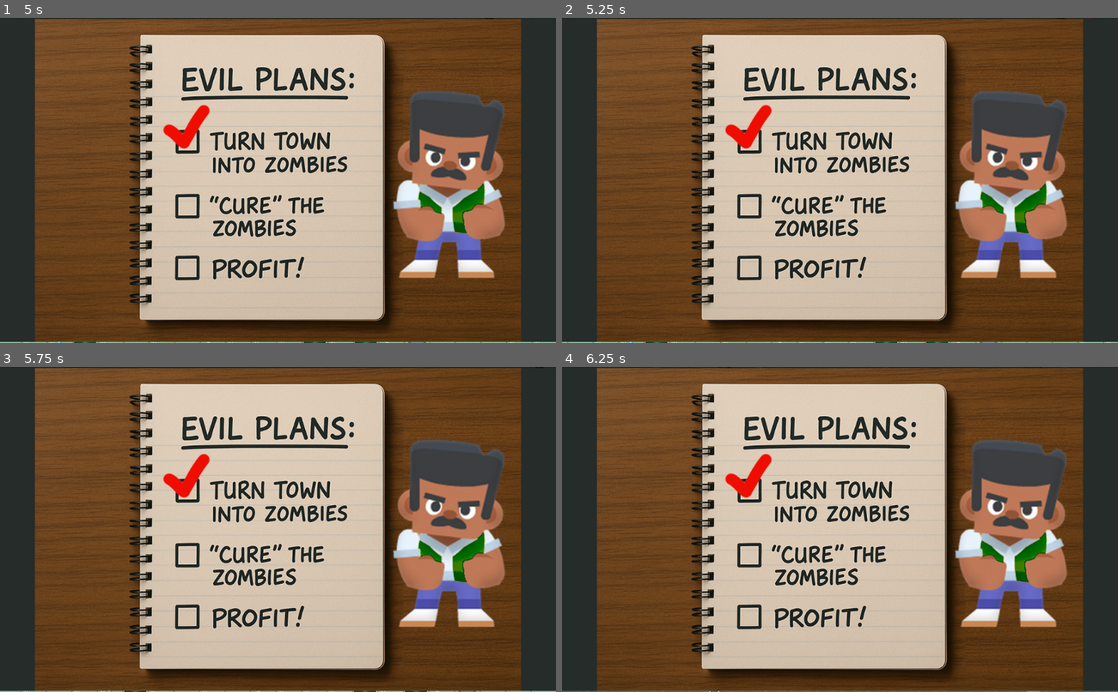
Above: before the commit, frames 1-4 (two rows, left to right).
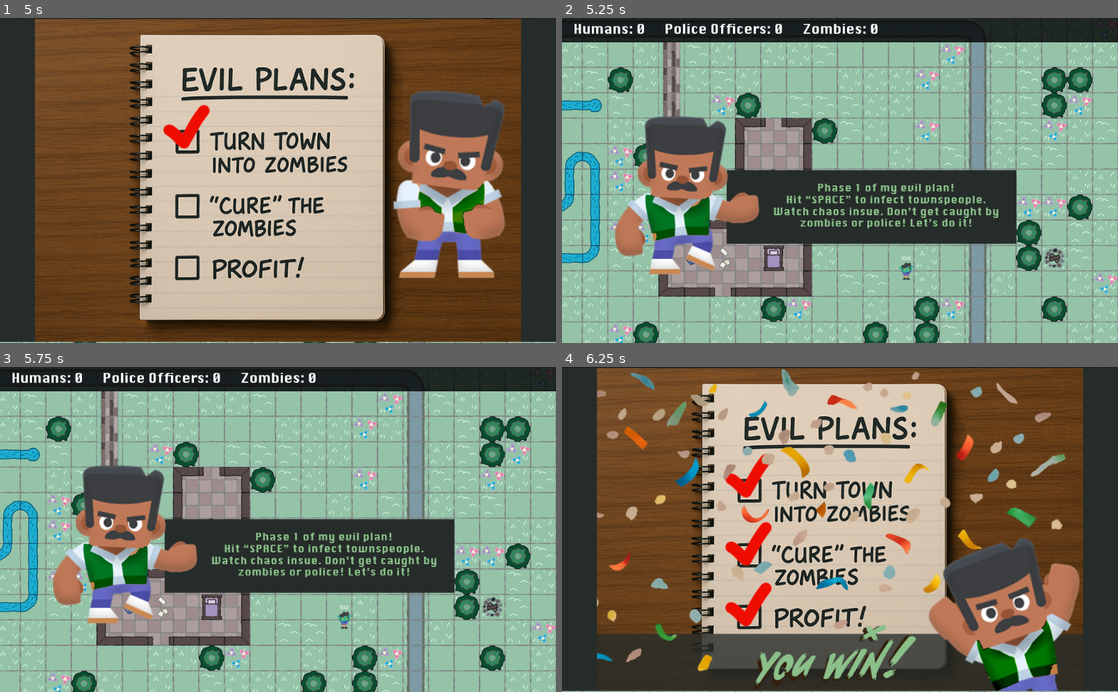
Above: after the commit, the same moments.

Repository: padraik/JamSepticEye
Game: Godot game, scene res://scenes/title_screen.tscn
Same seed, same stepped clock (60 frames per second), same inputs: the game is played once before the commit and once after it.
Inputs (mouse positions are in pixels of both pictures, inside the frame that each line leads up to):
- Up to frame 1 (5 s): click "PLAY!" at 0.5 s; tap Enter (ui_accept) at 1.25, 2.1, 2.27, 2.57, 2.75, 3.77, 4.07, 4.25 s; move the mouse to (400, 164) at 1.27 s; hold D (move_right) 1.28-2.03 s; hold Enter (ui_accept) 1.28-2.03 s; tap P at 1.35, 2.3, 2.85, 3.6 s; click (400, 164) at 1.42 s; move the mouse to (166, 196) at 2.02 s; hold S (move_down) 2.03-2.78 s; move the mouse to (333, 109) at 2.77 s; hold D (move_right) 2.78-3.53 s; hold Enter (ui_accept) 2.78-3.53 s; move the mouse to (250, 245) at 3.52 s; hold W (move_up) 3.53-4.28 s; click (250, 245) at 3.67 s; move the mouse to (444, 229) at 4.27 s; hold A (move_left) from 4.28 s (still down); hold Enter (ui_accept) from 4.28 s (still down)
- Up to frame 2 (5.25 s): keep holding A (move_left); move the mouse to (673, 131) at 5.02 s; release Enter (ui_accept) at 5.03 s; tap P at 5.1 s
- Up to frame 3 (5.75 s): keep holding A (move_left); tap Enter (ui_accept) at 5.27, 5.57 s
- Up to frame 4 (6.25 s): move the mouse to (867, 529) at 5.77 s; release A (move_left) at 5.78 s; hold S (move_down) from 5.78 s (still down); hold Enter (ui_accept) from 5.78 s (still down); tap P at 5.85 s; click (867, 529) at 5.92 s

Frame 1 is identical in both runs. In frame 2, 98% of the frame differs, in the area x 0-100%, y 0-100%; in frame 3, 98%; in frame 4, 32%.

Commit message:
nearly done~!

Diff:
--- a/scenes/main.tscn
+++ b/scenes/main.tscn
@@ -374,3 +374,4 @@
 
 [node name="Player" parent="." instance=ExtResource("2_abcde")]
 position = Vector2(830, 320)
+collision_mask = 7
--- /dev/null
+++ b/scenes/phase2_win_overlay.tscn
@@ -0,0 +1,23 @@
+[gd_scene load_steps=3 format=3]
+
+[ext_resource type="Script" path="res://scripts/phase2_win_overlay.gd" id="1_script"]
+[ext_resource type="Texture2D" path="res://assets/screens/step3-win-screen.png" id="2_tex"]
+
+[node name="Phase2WinOverlay" type="CanvasLayer"]
+script = ExtResource("1_script")
+
+[node name="TextureRect" type="TextureRect" parent="."]
+anchors_preset = 15
+anchor_right = 1.0
+anchor_bottom = 1.0
+grow_horizontal = 2
+grow_vertical = 2
+texture = ExtResource("2_tex")
+expand_mode = 1
+stretch_mode = 5
+
+[node name="Timer" type="Timer" parent="."]
+wait_time = 5.0
+one_shot = true
+
+[connection signal="timeout" from="Timer" to="." method="_on_timer_timeout"]
--- a/scenes/player.tscn
+++ b/scenes/player.tscn
@@ -1,7 +1,8 @@
-[gd_scene load_steps=16 format=3 uid="uid://b5w5d0f6v7q0h"]
+[gd_scene load_steps=18 format=3 uid="uid://b5w5d0f6v7q0h"]
 
 [ext_resource type="Script" uid="uid://dsoqtop4v2by1" path="res://scripts/player.gd" id="1_abcde"]
 [ext_resource type="Texture2D" uid="uid://2ri5ou6tcuve" path="res://assets/player-spritesheet.png" id="2_player_sprite"]
+[ext_resource type="Texture2D" uid="uid://c6g7h8i9j0k1" path="res://assets/dezombie-cloud.png" id="3_cloud_tex"]
 
 [sub_resource type="AtlasTexture" id="AtlasTexture_g2els"]
 atlas = ExtResource("2_player_sprite")
@@ -114,6 +115,9 @@
 [sub_resource type="CircleShape2D" id="CircleShape2D_abcde"]
 radius = 252.68423
 
+[sub_resource type="CircleShape2D" id="CircleShape2D_defgh"]
+radius = 252.68423
+
 [node name="Player" type="CharacterBody2D"]
 position = Vector2(-14, -32)
 script = ExtResource("1_abcde")
@@ -133,6 +137,26 @@
 [node name="Camera2D" type="Camera2D" parent="."]
 zoom = Vector2(0.5, 0.5)
 
+[node name="DezombieCloud" type="Sprite2D" parent="."]
+visible = false
+modulate = Color(1, 1, 1, 0)
+position = Vector2(14, 32)
+scale = Vector2(0.5, 0.5)
+texture = ExtResource("3_cloud_tex")
+
+[node name="DezombieArea" type="Area2D" parent="."]
+position = Vector2(14, 32)
+collision_layer = 0
+collision_mask = 2
+
+[node name="CollisionShape2D" type="CollisionShape2D" parent="DezombieArea"]
+scale = Vector2(0.5, 0.5)
+shape = SubResource("CircleShape2D_defgh")
+
+[node name="DezombieTimer" type="Timer" parent="."]
+wait_time = 0.5
+one_shot = true
+
 [node name="ConversionArea" type="Area2D" parent="."]
 collision_layer = 0
 
--- a/scripts/main.gd
+++ b/scripts/main.gd
@@ -4,6 +4,7 @@
 const PHASE1_OVERLAY_SCENE = preload("res://scenes/phase1_overlay.tscn")
 const PHASE1_WIN_OVERLAY_SCENE = preload("res://scenes/phase1_win_overlay.tscn")
 const GAME_OVER_SCENE = preload("res://scenes/game_over_screen.tscn")
+const PHASE2_WIN_OVERLAY_SCENE = preload("res://scenes/phase2_win_overlay.tscn")
 
 @onready var ui = $GameUI/HUD
 var game_over = false
@@ -29,15 +30,26 @@
 
 	ui.update_counts(humans - police, zombies, police)
 
-	# Win condition: no humans and no police
-	if humans - police <= 0 and police <= 0:
-		_trigger_phase1_win()
+	# Check win conditions based on the current scene
+	var scene_name = get_tree().current_scene.scene_file_path
+	if "phase-2-main" in scene_name:
+		# Phase 2 Win Condition: No zombies left
+		if zombies <= 0 and not game_over:
+			_trigger_phase2_win()
+	else:
+		# Phase 1 Win Condition: No humans and no police
+		if humans - police <= 0 and police <= 0 and not game_over:
+			_trigger_phase1_win()
 
 func _unhandled_input(event):
-	# Debug: Press 'P' to instantly win Phase 1
+	# Debug: Press 'P' to instantly win the current phase
 	if event is InputEventKey and event.pressed and not event.echo:
 		if event.keycode == KEY_P:
-			_trigger_phase1_win()
+			var scene_name = get_tree().current_scene.scene_file_path
+			if "phase-2-main" in scene_name:
+				_trigger_phase2_win()
+			else:
+				_trigger_phase1_win()
 
 func _on_conversion_complete(person):
 	if person.is_queued_for_deletion():
@@ -57,6 +69,13 @@
 		return
 	_win_triggered = true
 	var overlay = PHASE1_WIN_OVERLAY_SCENE.instantiate()
+	add_child(overlay)
+
+func _trigger_phase2_win():
+	if _win_triggered:
+		return
+	_win_triggered = true
+	var overlay = PHASE2_WIN_OVERLAY_SCENE.instantiate()
 	add_child(overlay)
 
 func _on_player_caught(zombie, player):
--- a/scripts/phase1_win_overlay.gd
+++ b/scripts/phase1_win_overlay.gd
@@ -15,7 +15,7 @@
 	win_screen.visible = false
 	news_screen_active = true
 
-	timer.wait_time = 10.0
+	timer.wait_time = 5.0
 	timer.start()
 
 func _unhandled_input(event):
@@ -29,7 +29,8 @@
 	else:
 		# Timer for the final win screen has finished
 		get_tree().paused = false
-		get_tree().change_scene_to_file("res://scenes/phase2_main.tscn")
+		get_tree().change_scene_to_file("res://scenes/phase-2-main.tscn")
+		queue_free()
 
 func _show_win_screen():
 	news_screen_active = false
--- /dev/null
+++ b/scripts/phase2_win_overlay.gd
@@ -0,0 +1,11 @@
+extends CanvasLayer
+
+func _ready():
+	process_mode = Node.PROCESS_MODE_ALWAYS
+	get_tree().paused = true
+	$Timer.start()
+
+func _on_timer_timeout():
+	get_tree().paused = false
+	get_tree().change_scene_to_file("res://scenes/title_screen.tscn")
+	queue_free()
--- a/scripts/player.gd
+++ b/scripts/player.gd
@@ -1,24 +1,30 @@
 extends CharacterBody2D
+
+const HUMAN_SCENE = preload("res://scenes/human.tscn")
 
 @export var speed = 300.0
 @onready var conversion_area = $ConversionArea
 @onready var animated_sprite = $AnimatedSprite2D
+@onready var dezombie_cloud = $DezombieCloud
+@onready var dezombie_area = $DezombieArea
+@onready var dezombie_timer = $DezombieTimer
 
 var is_stabbing = false
 var stab_timer: Timer
+var can_dezombify = true
 
 func _ready():
 	add_to_group("player")
-	print_debug("Player spawned. Layer: ", collision_layer, ", Mask: ", collision_mask)
 	# Connect to animation finished signal
 	animated_sprite.animation_finished.connect(_on_animation_finished)
 
 	# Create timer for stab animation
 	stab_timer = Timer.new()
-	stab_timer.wait_time = 0.5  # Half second for faster stab animation
+	stab_timer.wait_time = 0.5
 	stab_timer.one_shot = true
 	stab_timer.timeout.connect(_on_stab_timer_timeout)
 	add_child(stab_timer)
+	dezombie_timer.timeout.connect(_on_dezombie_timer_timeout)
 
 func _physics_process(_delta):
 	var direction = Input.get_vector("move_left", "move_right", "move_up", "move_down")
@@ -28,23 +34,23 @@
 	update_animation(direction)
 	update_facing_direction(direction)
 
-	if Input.is_action_just_pressed("ui_accept"):  # Enter key
-		print("Enter pressed, playing stab animation")
-		_attempt_conversion()
-		is_stabbing = true
-		animated_sprite.play("stab")
-		# Start timer as backup
-		stab_timer.start()
+	if Input.is_action_just_pressed("ui_accept"):
+		var scene_name = get_tree().current_scene.scene_file_path
+		if "phase-2-main" in scene_name:
+			_attempt_dezombification()
+		else:
+			_attempt_conversion()
+			is_stabbing = true
+			animated_sprite.play("stab")
+			# Start timer as backup
+			stab_timer.start()
 
 func update_animation(direction):
-	# Handle animations based on movement (but don't override stab animation)
 	if not is_stabbing:
 		if direction.length() > 0:
-			# Player is moving - play run animation
 			if animated_sprite.animation != "run":
 				animated_sprite.play("run")
 		else:
-			# Player is not moving - play idle animation
 			if animated_sprite.animation != "idle":
 				animated_sprite.play("idle")
 
@@ -69,28 +75,48 @@
 	if closest_body:
 		closest_body.infect()
 
+func _attempt_dezombification():
+	if not can_dezombify:
+		return
+
+	can_dezombify = false
+	dezombie_cloud.visible = true
+
+	var tween = create_tween()
+	tween.tween_property(dezombie_cloud, "modulate:a", 1.0, 0.2)
+
+	dezombie_timer.start()
+
+	var zombies_in_area = dezombie_area.get_overlapping_bodies()
+	for zombie in zombies_in_area:
+		if zombie.is_in_group("zombies"):
+			var z_pos = zombie.global_position
+			zombie.queue_free()
+
+			var new_human = HUMAN_SCENE.instantiate()
+			get_tree().current_scene.get_node("World/NPCS").add_child(new_human)
+			new_human.global_position = z_pos
+
+func _on_dezombie_timer_timeout():
+	var tween = create_tween()
+	tween.tween_property(dezombie_cloud, "modulate:a", 0.0, 0.3)
+	await tween.finished
+	dezombie_cloud.visible = false
+	can_dezombify = true
+
 func _on_animation_finished():
-	# When stab animation finishes, return to appropriate movement animation
-	print("Animation finished: ", animated_sprite.animation)
 	if animated_sprite.animation == "stab":
-		print("Stab animation finished, returning to movement animation")
 		_return_to_movement_animation()
 
 func _on_stab_timer_timeout():
-	# Timer backup in case animation_finished doesn't fire
 	if is_stabbing:
-		print("Timer timeout - forcing return to movement animation")
 		_return_to_movement_animation()
 
 func _return_to_movement_animation():
-	print("_return_to_movement_animation called")
 	is_stabbing = false
 	stab_timer.stop()
 	var direction = Input.get_vector("move_left", "move_right", "move_up", "move_down")
-	print("Direction length: ", direction.length())
 	if direction.length() > 0:
-		print("Playing run animation")
 		animated_sprite.play("run")
 	else:
-		print("Playing idle animation")
 		animated_sprite.play("idle")
Not shown, added: scripts/phase2_win_overlay.gd.uid
